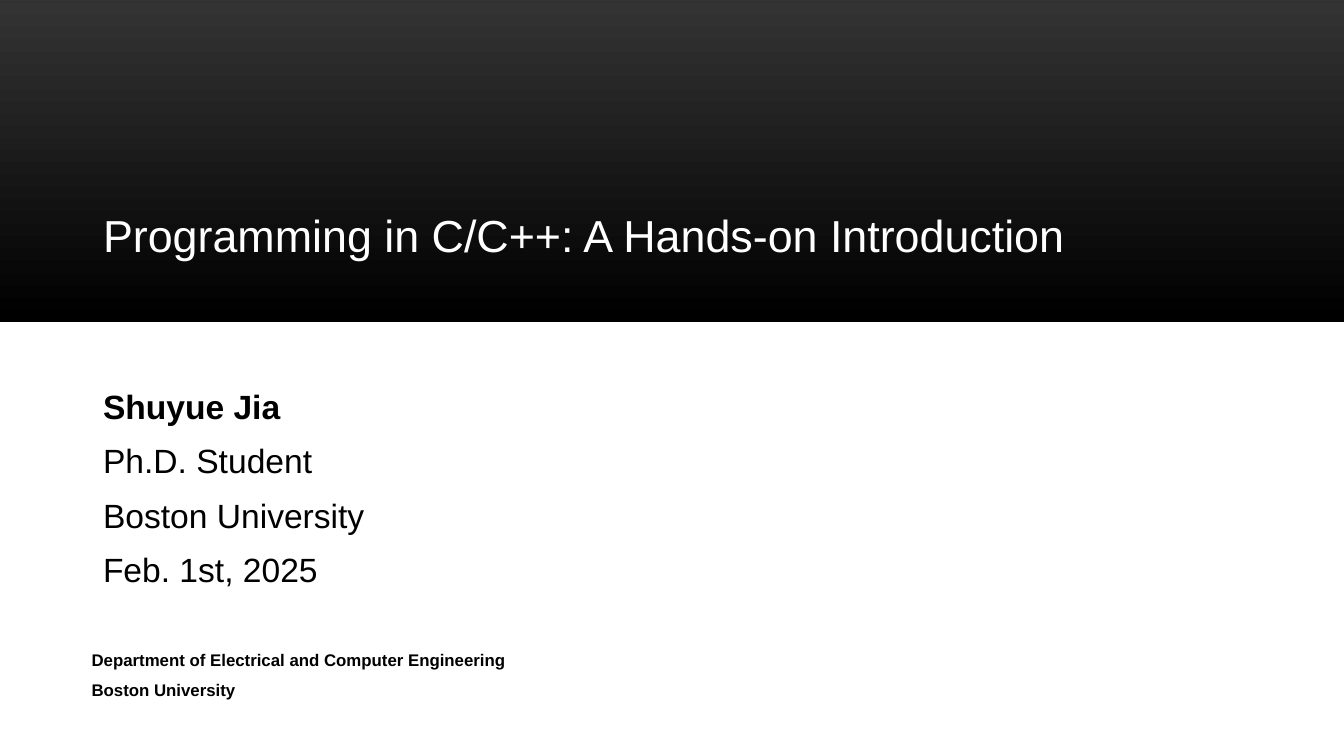
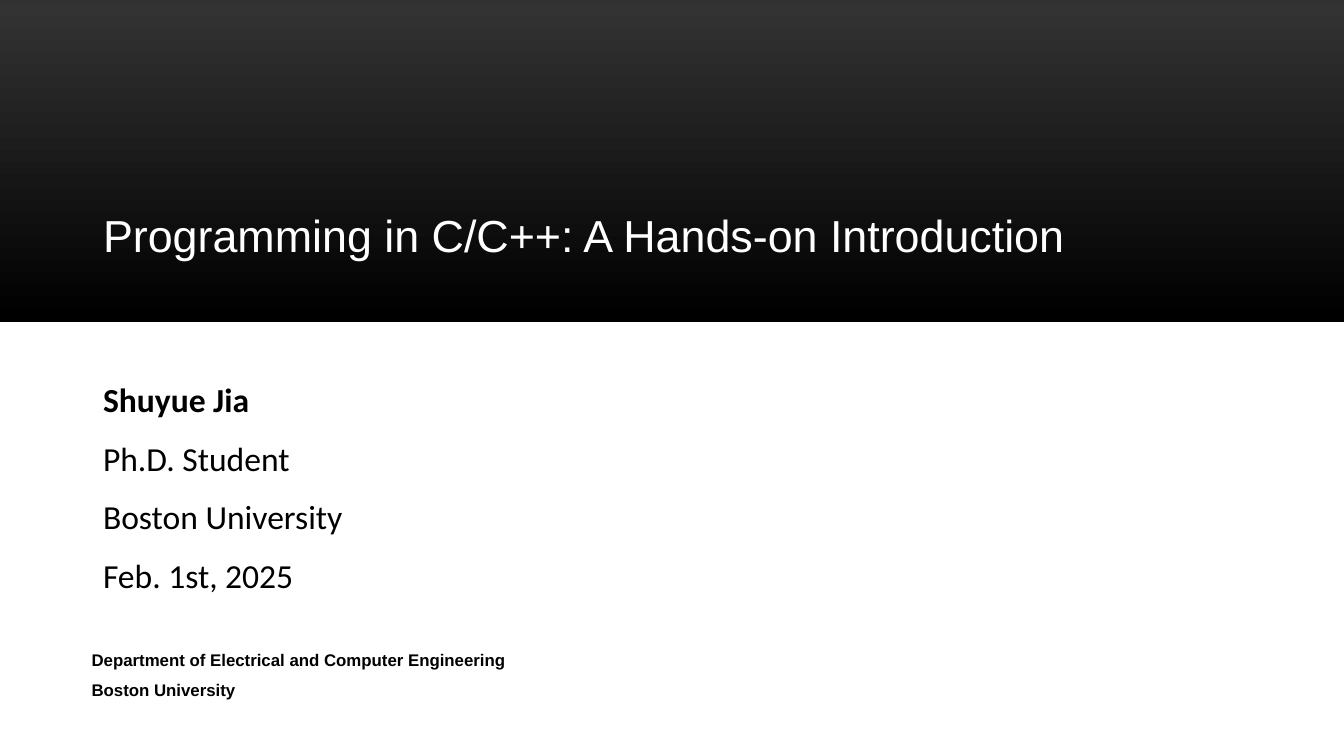
Before and after one commit to SuperBruceJia/SuperBruceJia.github.io, a slide deck: slide 1 of teaching/BU-Spring-2025-ECE327-Introduction-to-Software-Engineering/EC327-Lab-Session-2.pptx. Drawn at 1344x756 pixels with LibreOffice and Linux fonts; fonts in the diff are those of the drawing; background and template pictures are left out. Boxes give left, top, right and bottom in pixels: in the first picture for what was removed or moved away, otherwise in the second. Text is boxed around its words. In the diff, an @@ line names an element or a change of style, - is before the commit and + after.

```diff
--- a/teaching/BU-Spring-2025-ECE327-Introduction-to-Software-Engineering/EC327-Lab-Session-2.pptx
+++ b/teaching/BU-Spring-2025-ECE327-Introduction-to-Software-Engineering/EC327-Lab-Session-2.pptx
@@ subtitle "Shuyue Jia" at (103,388,343,592): font Arial to Calibri; line spacing 1 to 24pt @@
```
Also in this commit, not shown: 14 other slides changed, 1 other file.
